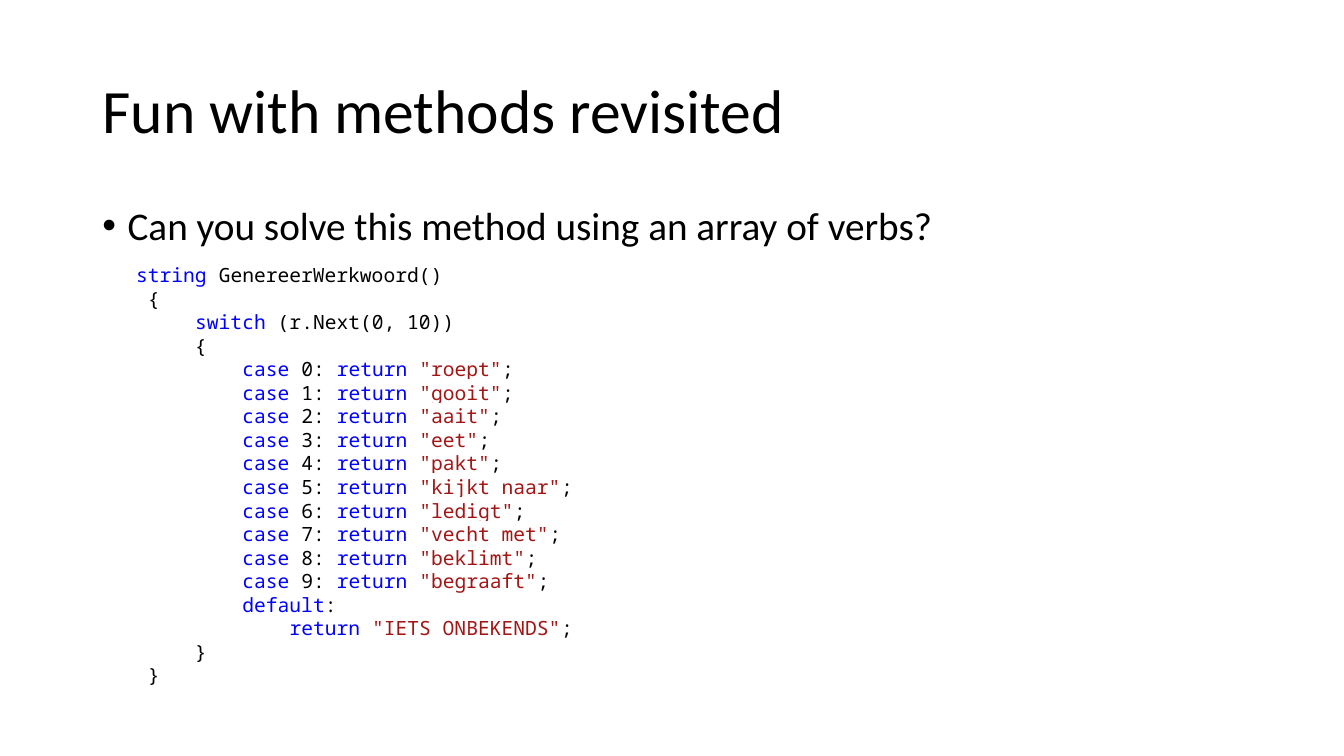
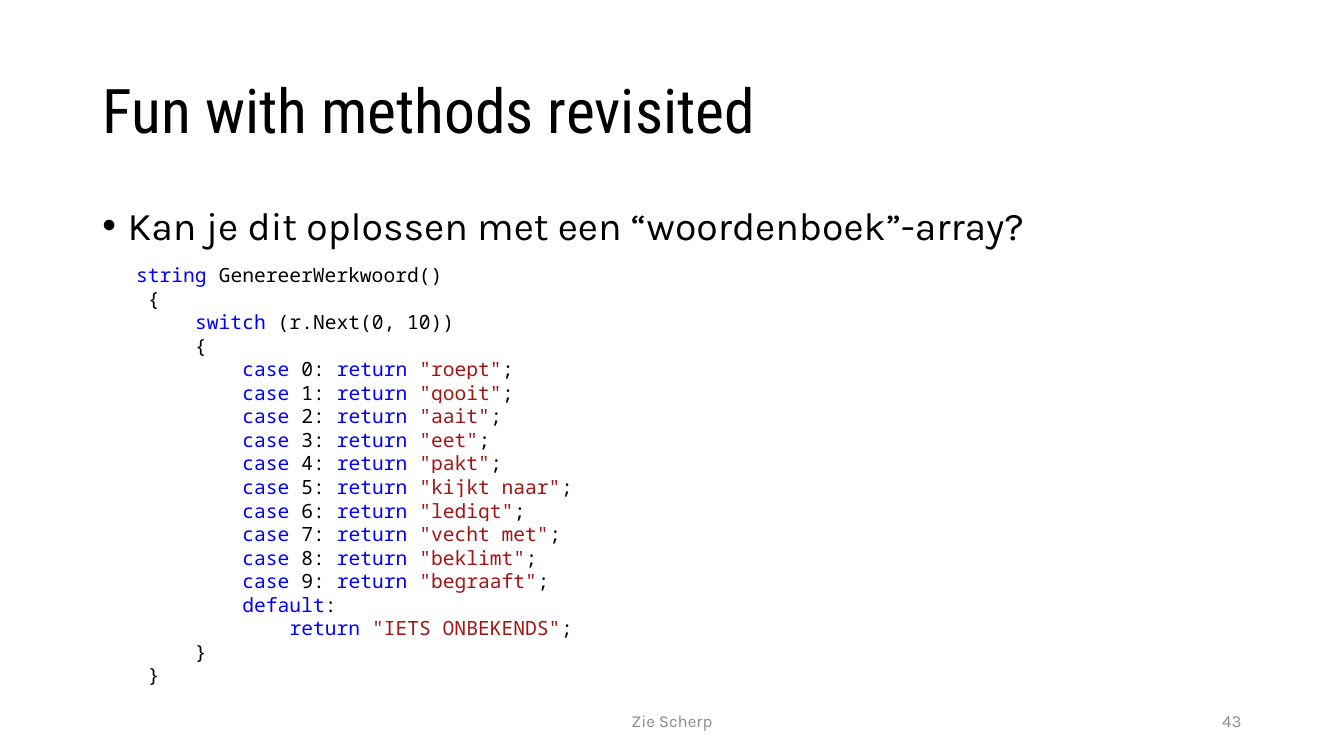
Before and after one commit to timdams/csharpbook, a slide deck: slide 43 of _SLIDES/2020/H8-Arrays/6c_arrays in methoden_mutidim.pptx (slide 39 before the commit). Drawn at 1344x756 pixels with LibreOffice and Linux fonts; fonts in the diff are those of the drawing; background and template pictures are left out. Boxes give left, top, right and bottom in pixels: in the first picture for what was removed or moved away, otherwise in the second. Text is boxed around its words. In the diff, an @@ line names an element or a change of style, - is before the commit and + after.

```diff
--- a/_SLIDES/2020/H8-Arrays/6c_arrays in methoden_mutidim.pptx
+++ b/_SLIDES/2020/H8-Arrays/6c_arrays in methoden_mutidim.pptx
@@ title "Fun with methods revisited" at (102, 86, 755, 134): font Calibri to Roboto Condensed @@
@@ text at (128, 213, 1024, 250): text changed; font Calibri to Karla @@
-• Can you solve this method using an array of verbs?
+• Kan je dit oplossen met een “woordenboek”-array?
@@ text added at (631, 715, 712, 731), 12 pt, text #8C8C8C @@
+Zie Scherp
@@ page number added at (1222, 716, 1241, 727), 12 pt, text #8C8C8C @@
+43
```
Also in this commit, not shown: 32 other slides changed, 12 slides added, 9 slides removed, 10 other files.
